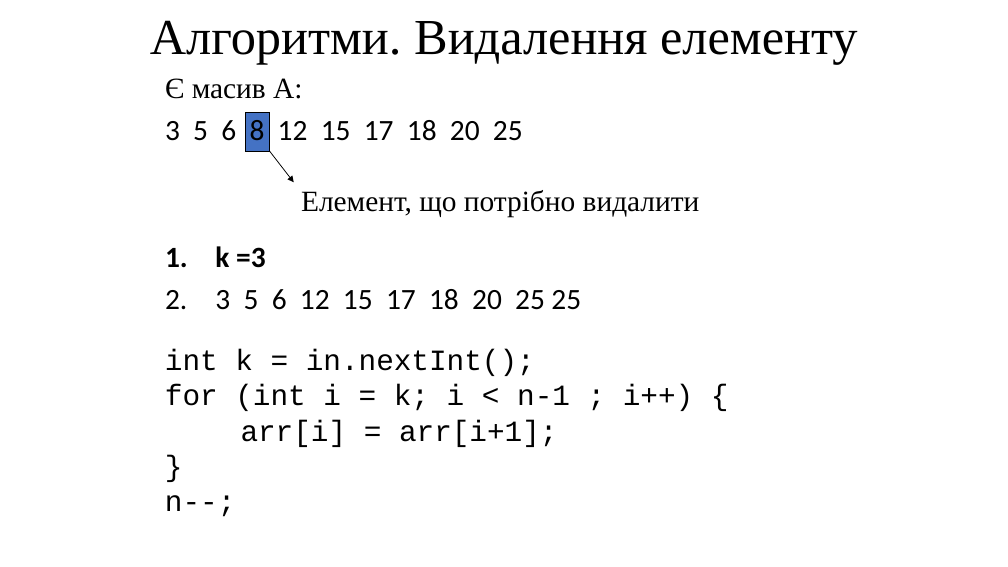
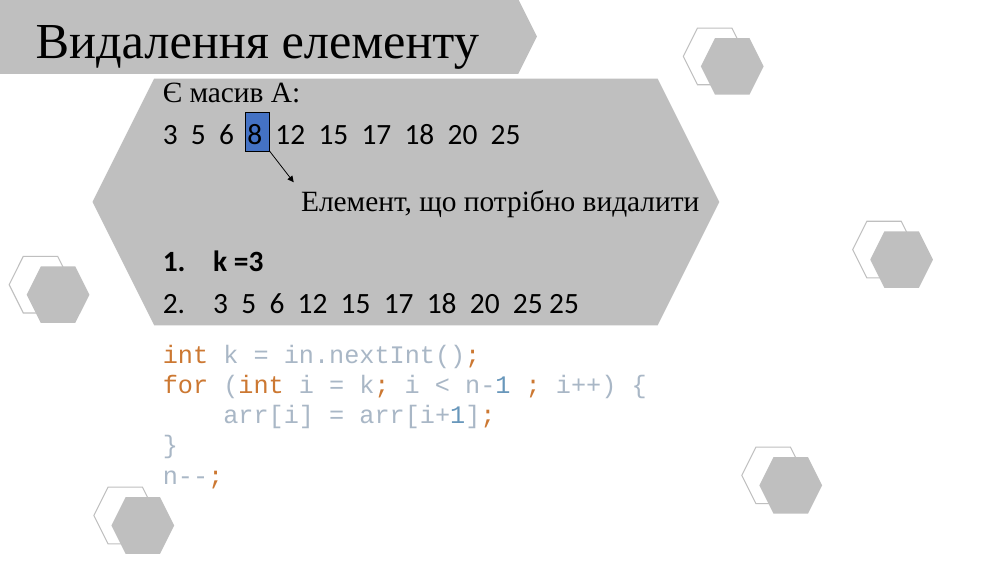
Before and after one commit to arg3ntuum/JavaCourse, a slide deck: slide 13 of Java Урок 7 Масиви.pptx (slide 14 before the commit). Drawn at 1008x567 pixels with LibreOffice and Linux fonts; fonts in the diff are those of the drawing. Boxes give left, top, right and bottom in pixels: in the first picture for what was removed or moved away, otherwise in the second. Text is boxed around its words. In the diff, an @@ line names an element or a change of style, - is before the commit and + after.

```diff
--- a/Java Урок 7 Масиви.pptx
+++ b/Java Урок 7 Масиви.pptx
@@ hexagon added at (0,0,538,74), fill #BFBFBF @@
@@ text at (36,25,479,69): text changed @@
-Алгоритми. Видалення елементу
+Видалення елементу
@@ hexagon added at (684,28,746,85), outline #BFBFBF 1 pt @@
@@ hexagon added at (701,38,764,95), fill #BFBFBF @@
@@ hexagon added at (92,79,719,325), fill #BFBFBF @@
@@ text "Є масив А:": place and size @@
-text "Є масив А:" at (165,78,581,310)
+text "Є масив А:" at (163,82,579,313)
@@ hexagon added at (853,222,916,278), outline #BFBFBF 1 pt @@
@@ hexagon added at (870,231,933,288), fill #BFBFBF @@
@@ hexagon added at (9,256,72,313), outline #BFBFBF 1 pt @@
@@ hexagon added at (26,266,89,323), fill #BFBFBF @@
@@ text "int k = in.nextInt(); for ..." at (163,344,617,489): vertical alignment top to middle @@
@@ text at (163,344,617,489): text changed; size 28 to 24 pt; text colour #000000 to #A9B7C6 @@
-int k = in.nextInt();
-for (int i = k; i < n-1 ; i++) {
-arr[i] = arr[i+1];
-}
-n--;
+int k = in.nextInt();
+for (int i = k; i < n-1 ; i++) {
+arr[i] = arr[i+1];
+}
+n--;
@@ hexagon added at (742,447,805,504), outline #BFBFBF 1 pt @@
@@ hexagon added at (760,457,823,514), fill #BFBFBF @@
@@ hexagon added at (94,487,157,544), outline #BFBFBF 1 pt @@
@@ hexagon added at (111,498,174,554), fill #BFBFBF @@
```
Also in this commit, not shown: 17 other slides changed, 3 slides added, 5 slides removed, 1 other file.
